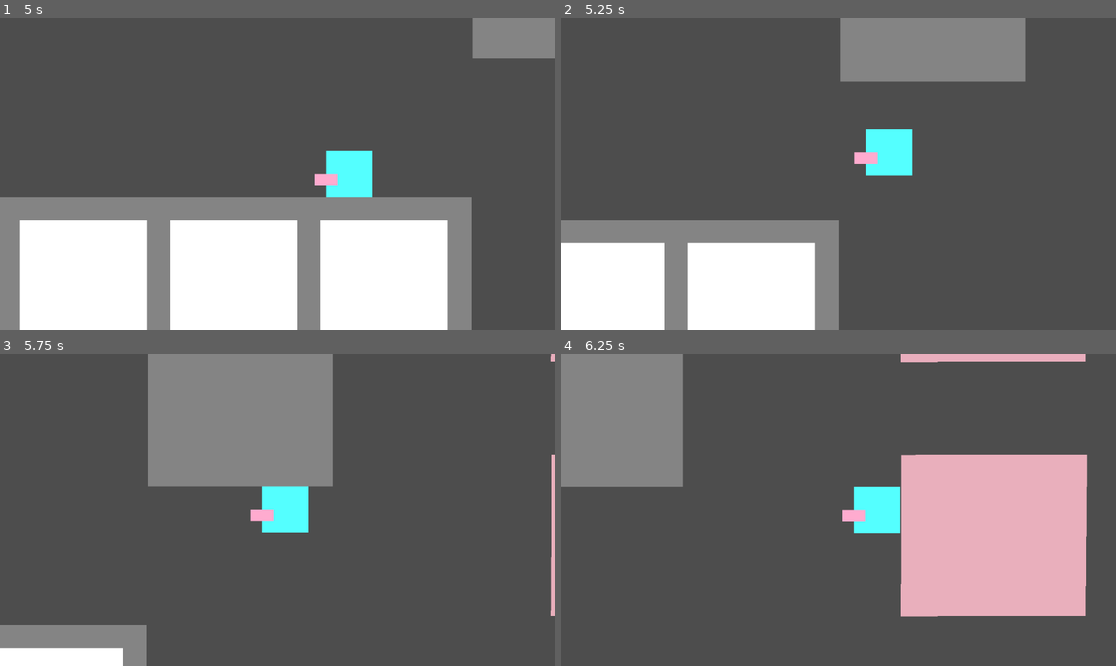
Above: before the commit, frames 1-4 (two rows, left to right).
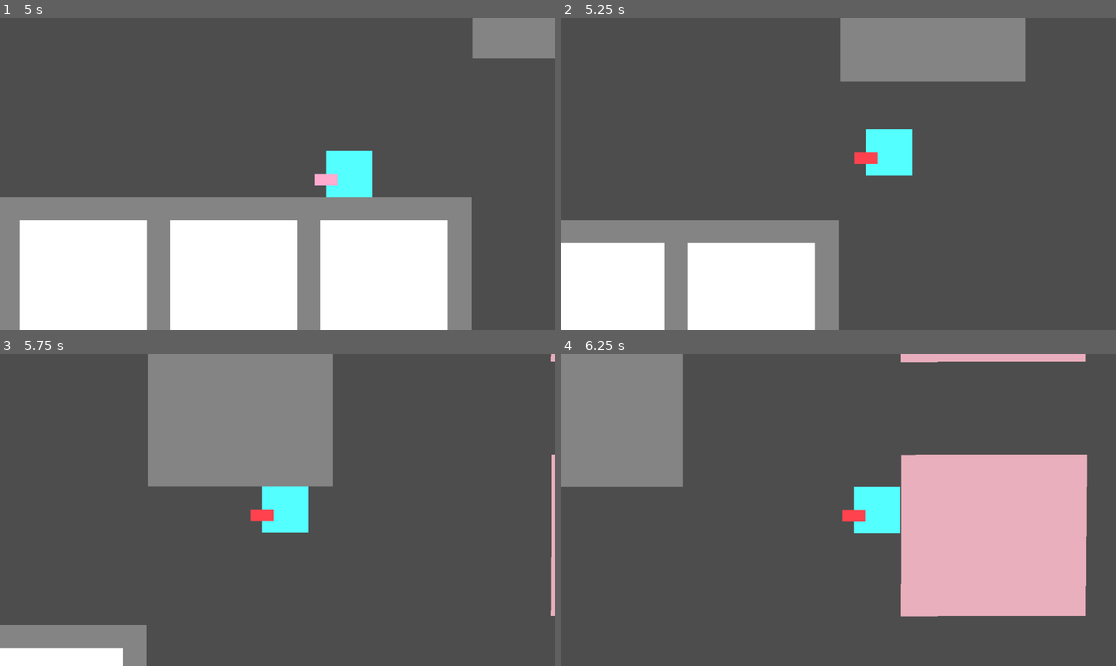
Above: after the commit, the same moments.

Repository: 127333hwy/ONYX-studio
Game: Godot game, scene res://prototype.tscn
Same seed, same stepped clock (60 frames per second), same inputs: the game is played once before the commit and once after it. The project has no main scene, so this scene is started directly.
Inputs:
- Up to frame 1 (5 s): tap Enter at 0.5, 3.5 s; hold W (move_up) 0.53-2.03 s; tap E (interact) every 0.75 s from 0.6 to 4.35 s; tap Space at 2 s; hold Left (move_left) 2.03-3.53 s; hold Down (move_down) 3.53-4.28 s; hold Right (move_right) from 4.28 s (still down)
- Up to frame 2 (5.25 s): release Right (move_right) at 5.03 s; hold W (move_up) from 5.03 s (still down); tap E (interact) at 5.1 s
- Up to frame 3 (5.75 s): keep holding W (move_up)
- Up to frame 4 (6.25 s): release W (move_up) at 5.78 s; hold Right (move_right) from 5.78 s (still down); tap E (interact) at 5.85 s

Frame 1 is identical in both runs. In frame 2, 0.2% of the frame differs, in the area x 52-58%, y 42-47%; in frame 3, 0.2%; in frame 4, 0.2%.

Commit message:
Ingredients finished

Diff:
--- /dev/null
+++ b/meat.gd
@@ -0,0 +1,34 @@
+extends Node2D
+
+var player_in_range := false
+var held := false
+
+func _ready():
+	$Area2D.body_entered.connect(_on_body_entered)
+	$Area2D.body_exited.connect(_on_body_exited)
+
+func _process(_delta):
+	if player_in_range and not held and Input.is_action_just_pressed("interact"):
+		pick_up()
+
+func _on_body_entered(body):
+	if body.is_in_group("player"):
+		player_in_range = true
+
+func _on_body_exited(body):
+	if body.is_in_group("player"):
+		player_in_range = false
+
+func pick_up():
+	var pickup_point = get_tree().get_first_node_in_group("pickup_point")
+	if pickup_point == null:
+		return
+	held = true
+	reparent(pickup_point)
+	position = Vector2.ZERO
+	$Area2D.monitoring = false
+
+	var player = get_tree().get_first_node_in_group("player")
+	if player.holding_item:
+		return
+	player.holding_item = true
--- /dev/null
+++ b/meat.tscn
@@ -0,0 +1,19 @@
+[gd_scene format=3 uid="uid://bn2rlgbt7v75y"]
+
+[ext_resource type="Script" uid="uid://cogaiiaikvski" path="res://meat.gd" id="1_2fc84"]
+
+[sub_resource type="RectangleShape2D" id="RectangleShape2D_0wnju"]
+size = Vector2(120, 120)
+
+[node name="Meat" type="Node2D" unique_id=925776338]
+script = ExtResource("1_2fc84")
+
+[node name="Polygon2D" type="Polygon2D" parent="." unique_id=2012767301]
+color = Color(1, 0.2611036, 0.30571395, 1)
+polygon = PackedVector2Array(0, 0, 16, 0, 16, 8, 0, 8)
+
+[node name="Area2D" type="Area2D" parent="." unique_id=1571323083]
+
+[node name="CollisionShape2D" type="CollisionShape2D" parent="Area2D" unique_id=1629671156]
+position = Vector2(36, -4)
+shape = SubResource("RectangleShape2D_0wnju")
--- a/prototype.tscn
+++ b/prototype.tscn
@@ -6,6 +6,7 @@
 [ext_resource type="PackedScene" uid="uid://d1axh0eib7r6q" path="res://fish.tscn" id="3_mbk3n"]
 [ext_resource type="Script" uid="uid://du5jvf8lpvbii" path="res://area_2d.gd" id="3_w6r6j"]
 [ext_resource type="PackedScene" uid="uid://ce4jmslr8mb7v" path="res://lettuce.tscn" id="4_1ixuk"]
+[ext_resource type="PackedScene" uid="uid://bn2rlgbt7v75y" path="res://meat.tscn" id="5_8y2k3"]
 
 [sub_resource type="GDScript" id="GDScript_uxwpr"]
 script/source = "extends Node2D
@@ -183,6 +184,18 @@
 
 [node name="Ingredients" type="Node" parent="." unique_id=448506833]
 
+[node name="Rice" parent="Ingredients" unique_id=17255302 instance=ExtResource("2_883nb")]
+position = Vector2(152, 544)
+
+[node name="Fish" parent="Ingredients" unique_id=58067886 instance=ExtResource("3_mbk3n")]
+position = Vector2(256, 544)
+
+[node name="Lettuce" parent="Ingredients" unique_id=1296981649 instance=ExtResource("4_1ixuk")]
+position = Vector2(360, 544)
+
+[node name="Meat" parent="Ingredients" unique_id=925776338 instance=ExtResource("5_8y2k3")]
+position = Vector2(464, 576)
+
 [node name="Polygon2D" type="Polygon2D" parent="Ingredients" unique_id=1600438260]
 polygon = PackedVector2Array(528, 544, 440, 544, 440, 632, 528, 632)
 
@@ -197,15 +210,6 @@
 [node name="Polygon2D4" type="Polygon2D" parent="Ingredients" unique_id=2122517108]
 position = Vector2(-312, 0)
 polygon = PackedVector2Array(528, 544, 440, 544, 440, 632, 528, 632)
-
-[node name="Rice" parent="." unique_id=17255302 instance=ExtResource("2_883nb")]
-position = Vector2(150.4, 543.87976)
-
-[node name="Fish" parent="." unique_id=58067886 instance=ExtResource("3_mbk3n")]
-position = Vector2(254.4, 543.87976)
-
-[node name="Lettuce" parent="." unique_id=1296981649 instance=ExtResource("4_1ixuk")]
-position = Vector2(358.4, 543.87976)
 
 [node name="Area2D" type="Area2D" parent="." unique_id=166039370]
 script = ExtResource("3_w6r6j")
Not shown, added: meat.gd.uid
